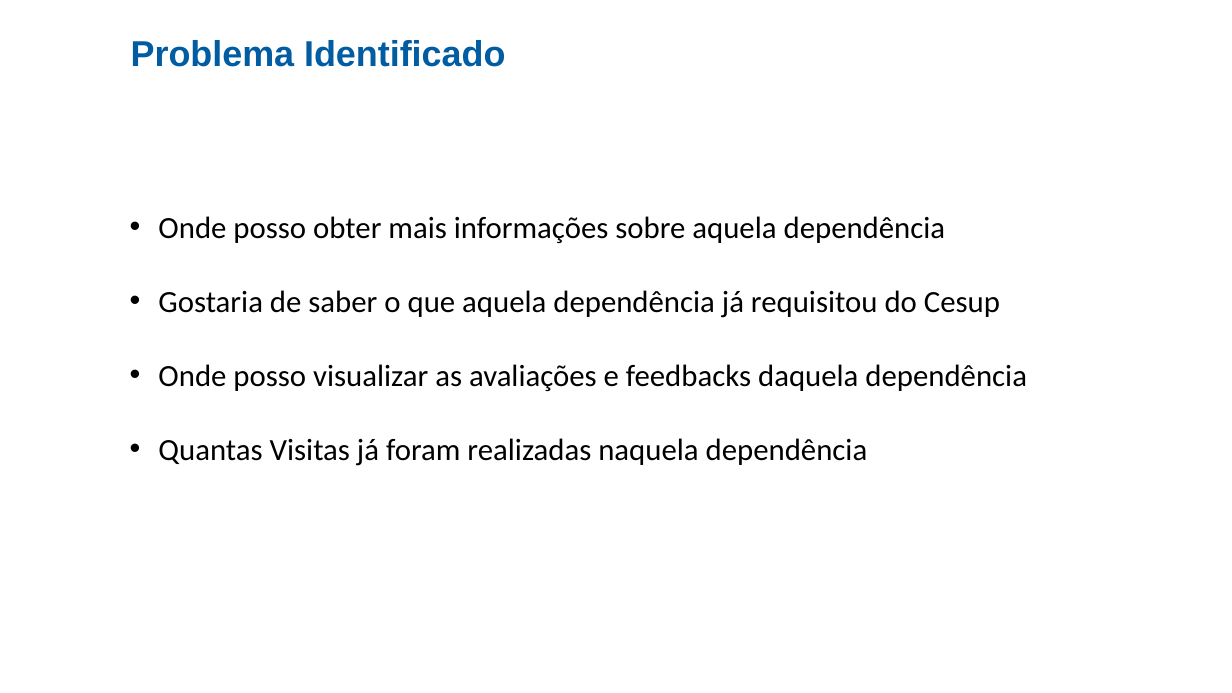
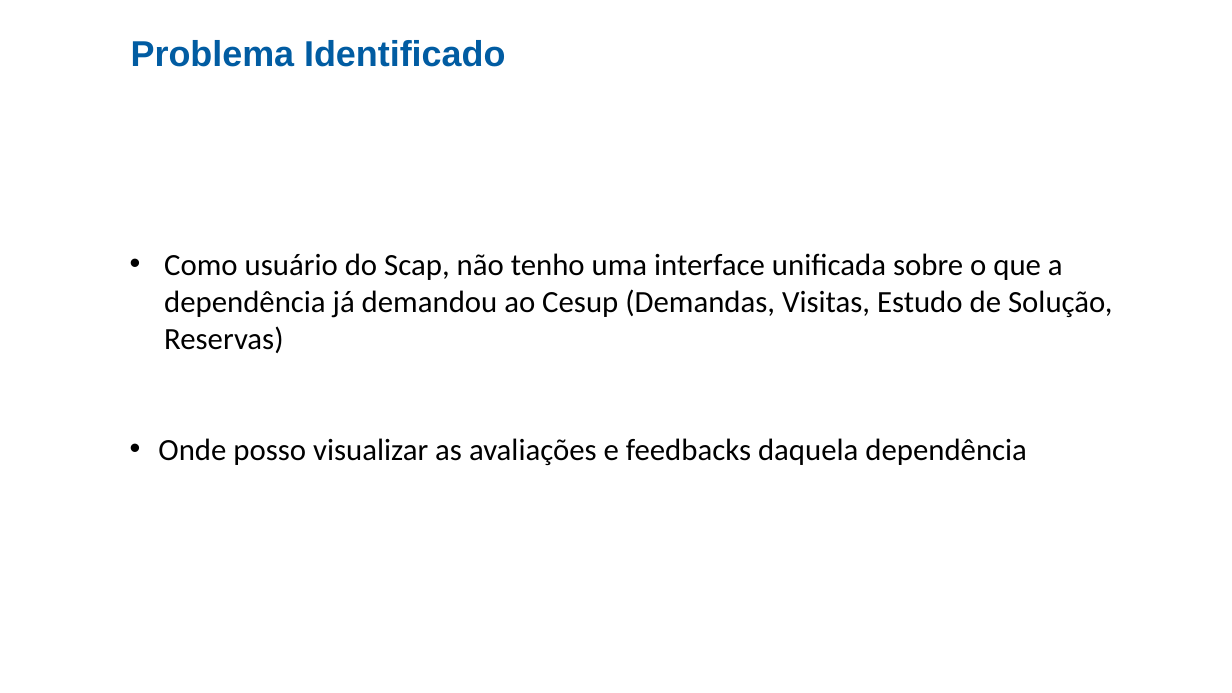
Before and after one commit to cezarnk/projetos, a slide deck: slide 3 of Apresentação Cesup Rede/Projeto 2.pptx. Drawn at 1232x693 pixels with LibreOffice and Linux fonts; fonts in the diff are those of the drawing; background and template pictures are left out. Boxes give left, top, right and bottom in pixels: in the first picture for what was removed or moved away, otherwise in the second. Text is boxed around its words. In the diff, an @@ line names an element or a change of style, - is before the commit and + after.

```diff
--- a/Apresentação Cesup Rede/Projeto 2.pptx
+++ b/Apresentação Cesup Rede/Projeto 2.pptx
@@ text at [164,253,1113,353]: text changed @@
-• Onde posso obter mais informações sobre aquela dependência
-• Gostaria de saber o que aquela dependência já requisitou do Cesup
+• Como usuário do Scap, não tenho uma interface unificada sobre o que a dependência já demandou ao Cesup (Demandas, Visitas, Estudo de Solução, Reservas)
@@ text at [158,438,868,466]: paragraph removed @@
-• Quantas Visitas já foram realizadas naquela dependência
```
Also in this commit, not shown: 2 other slides changed, 4 slides added, 4 slides removed, 4 other files.
